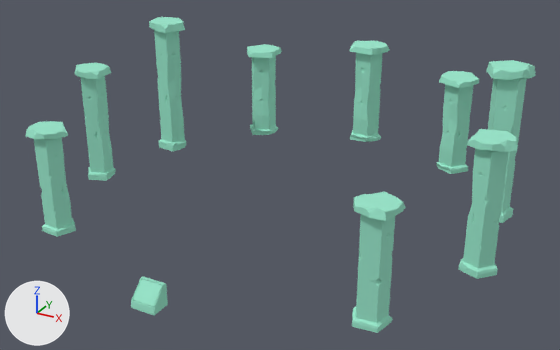
An edit to the glTF model yellow_submarine/public/models/scenes/temple.glb, drawn before and after from the same camera.
Before and after are seen from a 50 mm camera at (66.7, -129.2, 65.6) aimed at (0.8, -9.5, 5.7). The lights are fixed; the arrows at lower left show +X, +Y and +Z. Vertices at the same position are counted once.

Objects in the first picture: 'temple'.
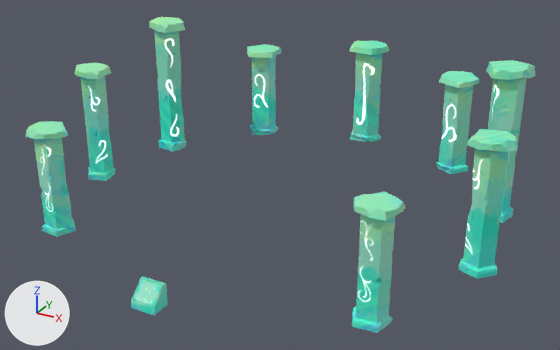
Commit message: Added Temple with emissive

What differs and where, as boxes [x1, y1, x2, y2] in the pictures (560 x 350 px):
'temple', surface changed (green to cyan)
    both: [26, 17, 531, 333]
part 1 of me_cube_001, surface changed (green to cyan)
    both: [26, 17, 536, 333]

Edits to the bpy script that builds the scene:
```text
Add img_temple_emissive:
    img_temple_emissive = load_image('temple emissive', '_unpacked/temple_emissive', 2048, 2048, 'sRGB')
Add img_temple_texture:
    img_temple_texture = load_image('temple texture', '_unpacked/temple_texture', 2048, 2048, 'sRGB')
Change mat_material_002:
    where n0 = _N.new('ShaderNodeBsdfPrincipled'); n0.name = 'Principled BSDF'
    remove n0.inputs[0].default_value = (0.322, 0.8, 0.602, 1.0)  # 'Base Color', green #9ae7cc
    add n0.inputs[28].default_value = 2.0  # 'Emission Strength'
    add n2 = _N.new('ShaderNodeTexImage'); n2.name = 'Image Texture'
    add n2.image = img_temple_emissive
    add n3 = _N.new('ShaderNodeTexImage'); n3.name = 'Image Texture.001'
    add n3.image = img_temple_texture
    add _L.new(n2.outputs[0], n0.inputs[27])  # 'Color' to 'Emission Color'
    add _L.new(n3.outputs[0], n0.inputs[0])  # 'Color' to 'Base Color'
Change me_cube_001:
    where me_cube_001.from_pydata(...)  # 2404 vertices, 4768 faces; spans x -44.9..45.0, y -51.5..39.1, z -1.9..28.2
    used by ob_temple; location = (0.0, 0.0, 0.0)
    me_cube_001 part 1: texture (UV) coordinates of 4768 of 4768 faces, centred in x -44.4..44.5, y -51.5..38.6, z -1.9..28.0, changed; they spanned u 0.0..1.0, v 0.0..1.0 and now span u 0.02..0.98, v 0.02..0.98
```
